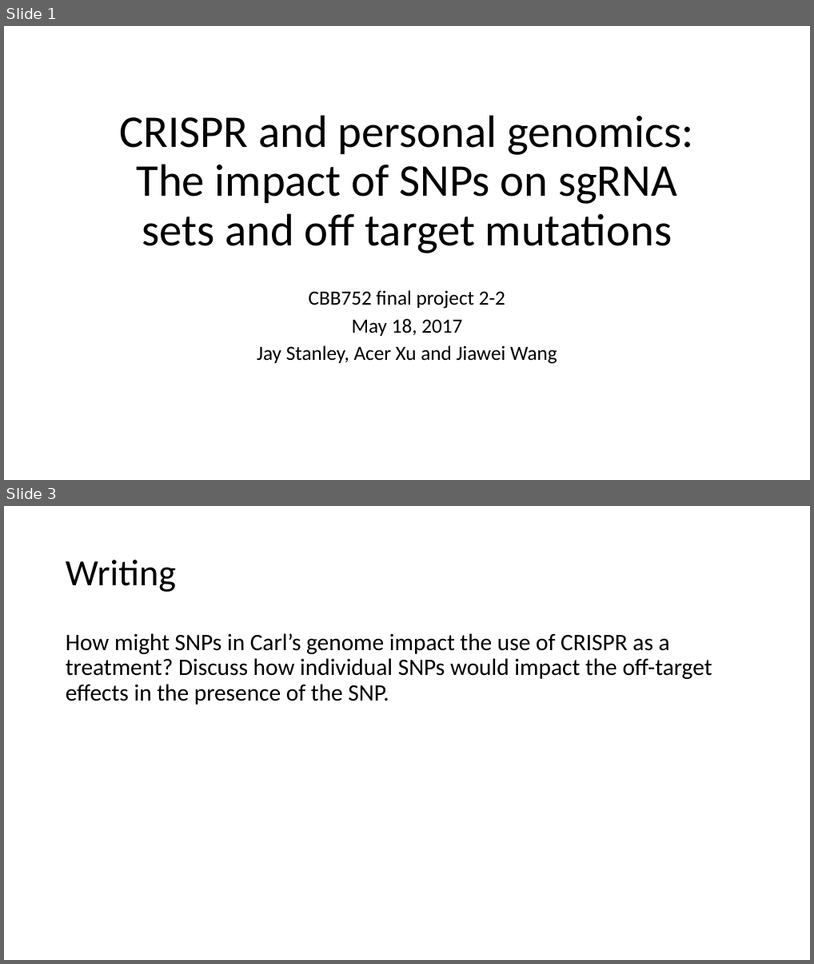
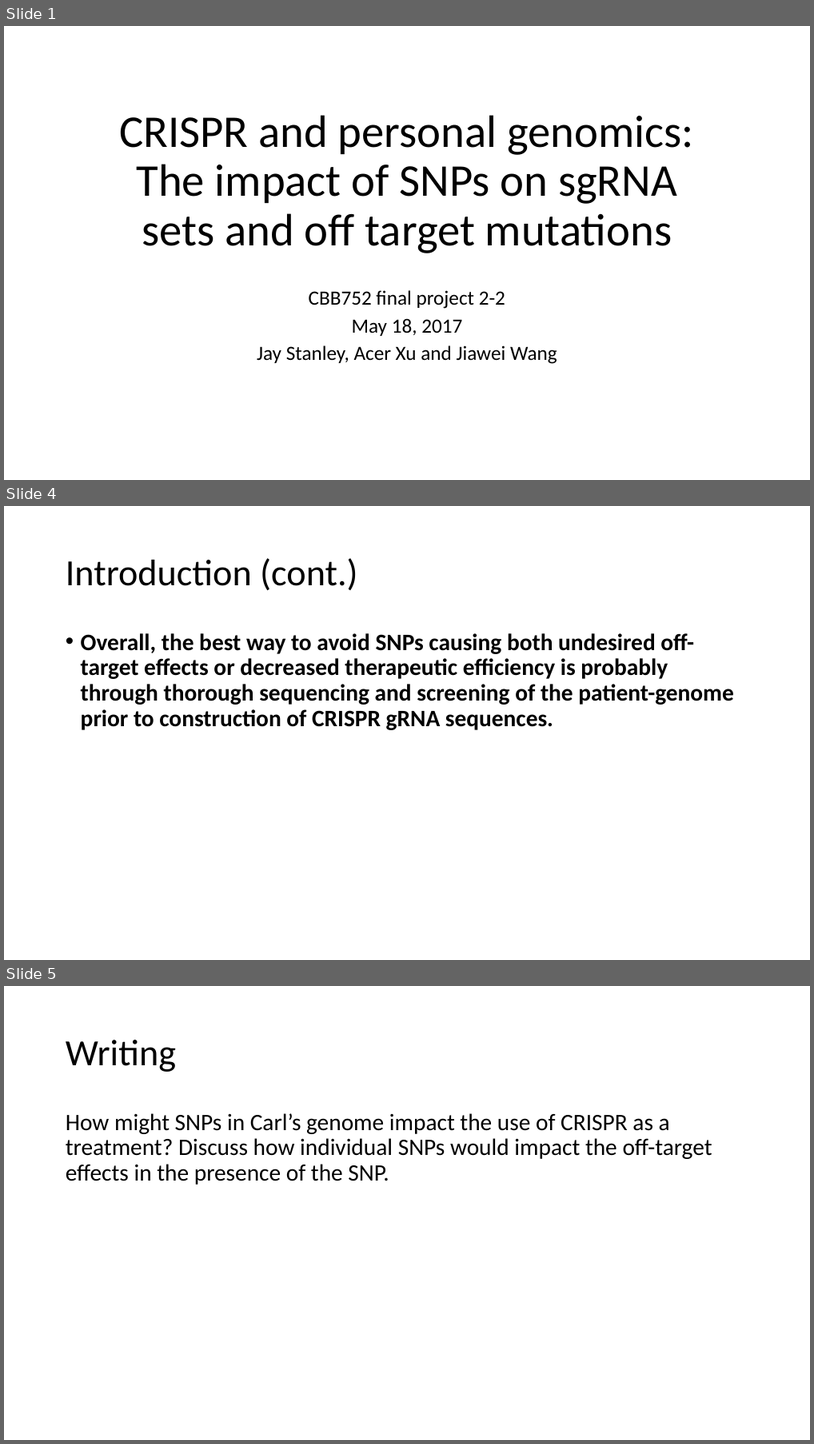
Before and after one commit to CBB752Spring2017/final-project-2-2-team1-team-2-2-1, a slide deck: Presentation2-2-1.pptx. Shown one above the other, each under a label of ours: slides 1 and 3 before the commit, slides 1, 4 and 5 after it; the slides between them are not shown. The pictures are 814x964 and 814x1444 pixels, drawn with LibreOffice and Linux fonts; fonts in the diff are those of the drawing. Boxes give left, top, right and bottom in pixels: in the first picture for what was removed or moved away, otherwise in the second. Text is boxed around its words. In the diff, an @@ line names an element or a change of style, - is before the commit and + after.

Commit message:
updated introduction part

```diff
--- a/Presentation2-2-1.pptx
+++ b/Presentation2-2-1.pptx
@@ slide 4 added at (x1=4, y1=506, x2=810, y2=960), background #FFFFFF @@
@@ title added at (x1=66, y1=558, x2=358, y2=591), 44 pt, text #000000 @@
+Introduction (cont.)
@@ text added at (x1=81, y1=633, x2=734, y2=730), 28 pt, text #000000, bold @@
+• Overall, the best way to avoid SNPs causing both undesired off-target effects or decreased therapeutic efficiency is probably through thorough sequencing and screening of the patient-genome prior to construction of CRISPR gRNA sequences.
@@ what was slide 3 is now slide 5 @@
```
Also in this commit, not shown: 4 other slides added, 1 slide removed.
